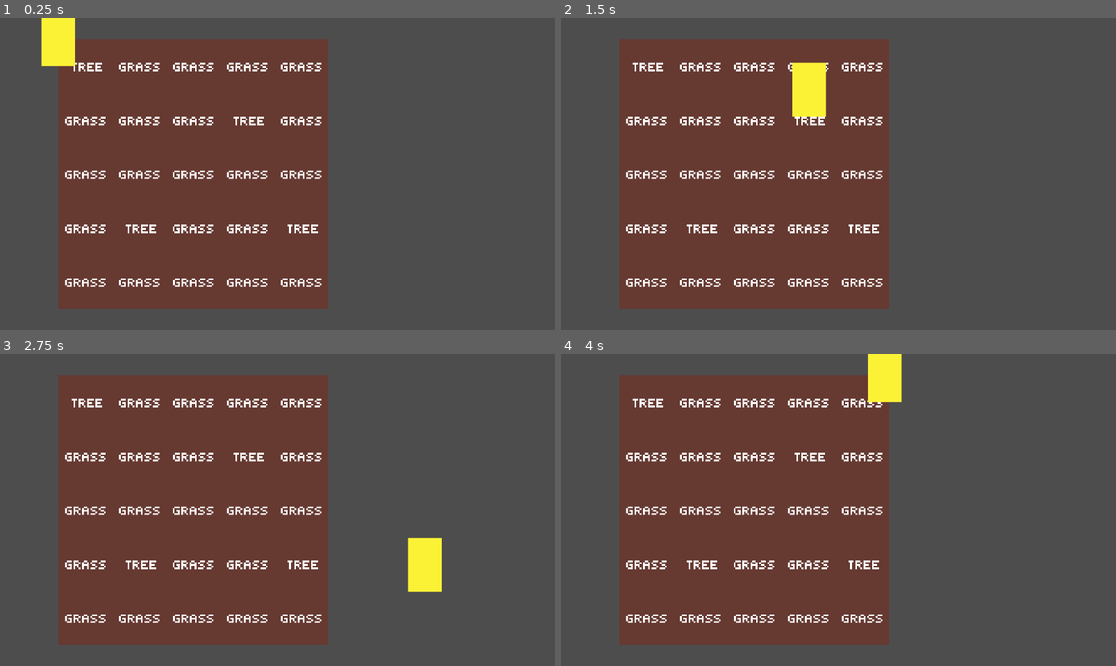
Above: before the commit, frames 1-4 (two rows, left to right).
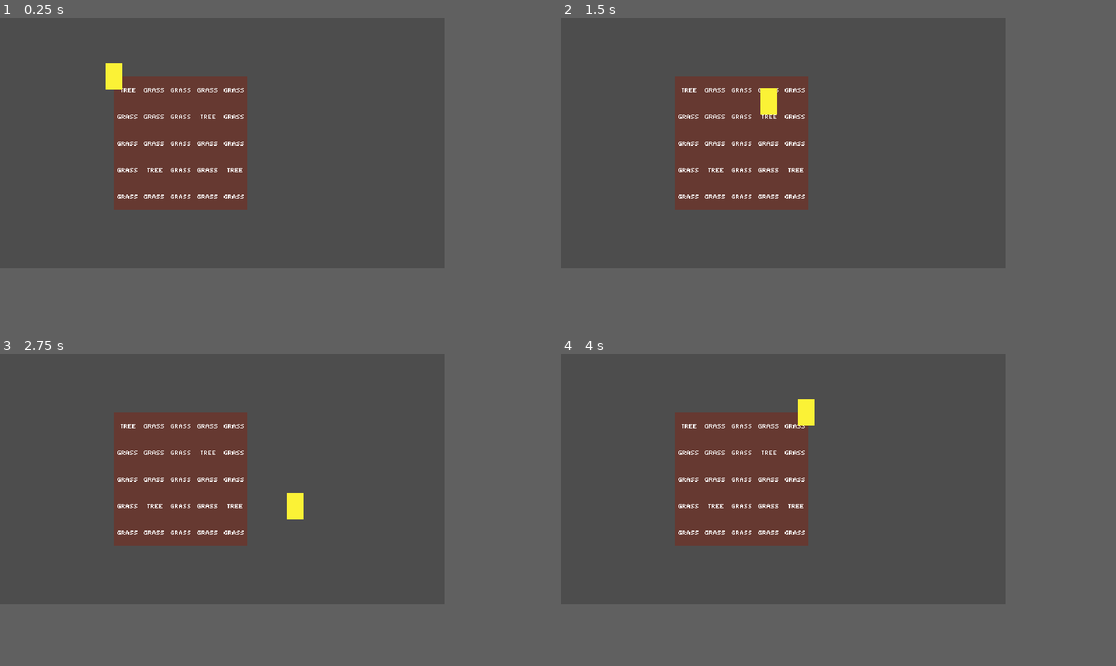
Above: after the commit, the same moments.

Repository: mikusaq/grub-n-grow
Game: Godot game, scene res://scenes/game.tscn
The game is run twice, just before and just after one commit, with the same random seed, the same clock (stepped at 60 frames per second) and the same inputs.
Inputs (mouse positions are in pixels of both pictures, inside the frame that each line leads up to):
- Up to frame 1 (0.25 s): no input
- Up to frame 2 (1.5 s): tap Enter at 0.5 s; move the mouse to (960, 158) at 0.52 s; hold D (right) 0.53-1.28 s; hold 1 (1) 0.53-1.28 s; tap 2 (2) at 0.8, 1.35 s; move the mouse to (727, 189) at 1.27 s; hold S (down) from 1.28 s (still down)
- Up to frame 3 (2.75 s): tap 3 (3) at 1.55 s; move the mouse to (333, 441) at 2.02 s; release S (down) at 2.03 s; hold D (right) from 2.03 s (still down); hold 3 (3) from 2.03 s (still down); tap 1 (1) at 2.3 s
- Up to frame 4 (4 s): move the mouse to (810, 572) at 2.77 s; release D (right) at 2.78 s; release 3 (3) at 2.78 s; hold W (up) 2.78-3.53 s; tap 1 (1) at 2.85 s; tap 2 (2) at 3.05 s; move the mouse to (1005, 556) at 3.52 s; hold A (left) from 3.53 s (still down); hold 2 (2) from 3.53 s (still down); tap 3 (3) at 3.8 s
In our replay, the window is 799x449 before the commit and 640x360 after it. These sizes can differ from the game's own. Grey fills any space a smaller window leaves; there, only what the larger window draws over its background counts as a difference.

The runs differ from the first frame. In frame 1, 33% of the frame differs, in the area x 7-60%, y 0-94%; in frame 2, 33%; in frame 3, 34%, in the area x 10-80%, y 6-94%; in frame 4, 33%.

Commit message:
Determined project settings important to world design
The design resolution is 640x380 which should be good for pixel art game
(is scalable well). Locked aspect ratio, so it is shown everywhere the
same. Some other specific Godot settings changes applied. Scaled camera
properly.

Diff:
--- a/project.godot
+++ b/project.godot
@@ -14,6 +14,13 @@
 run/main_scene="res://scenes/game.tscn"
 config/features=PackedStringArray("4.3", "Forward Plus")
 config/icon="res://icon.svg"
+
+[display]
+
+window/size/viewport_width=640
+window/size/viewport_height=360
+window/size/mode=2
+window/stretch/mode="canvas_items"
 
 [input]
 
--- a/scenes/game.tscn
+++ b/scenes/game.tscn
@@ -12,4 +12,4 @@
 [node name="Camera2D" type="Camera2D" parent="."]
 rotation = -0.785398
 offset = Vector2(130, 80)
-zoom = Vector2(3.5, 3.5)
+zoom = Vector2(1.2, 1.2)
